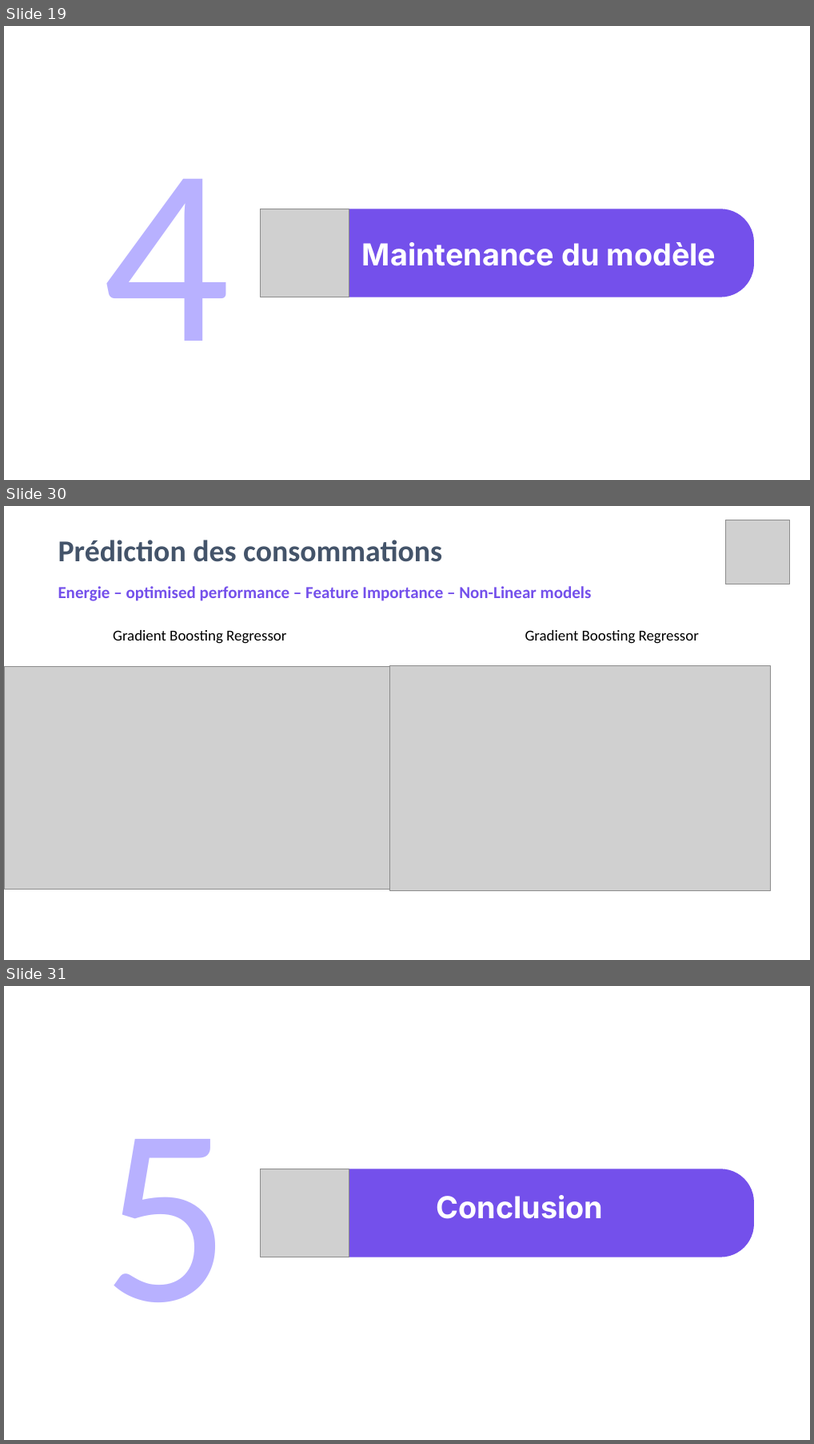
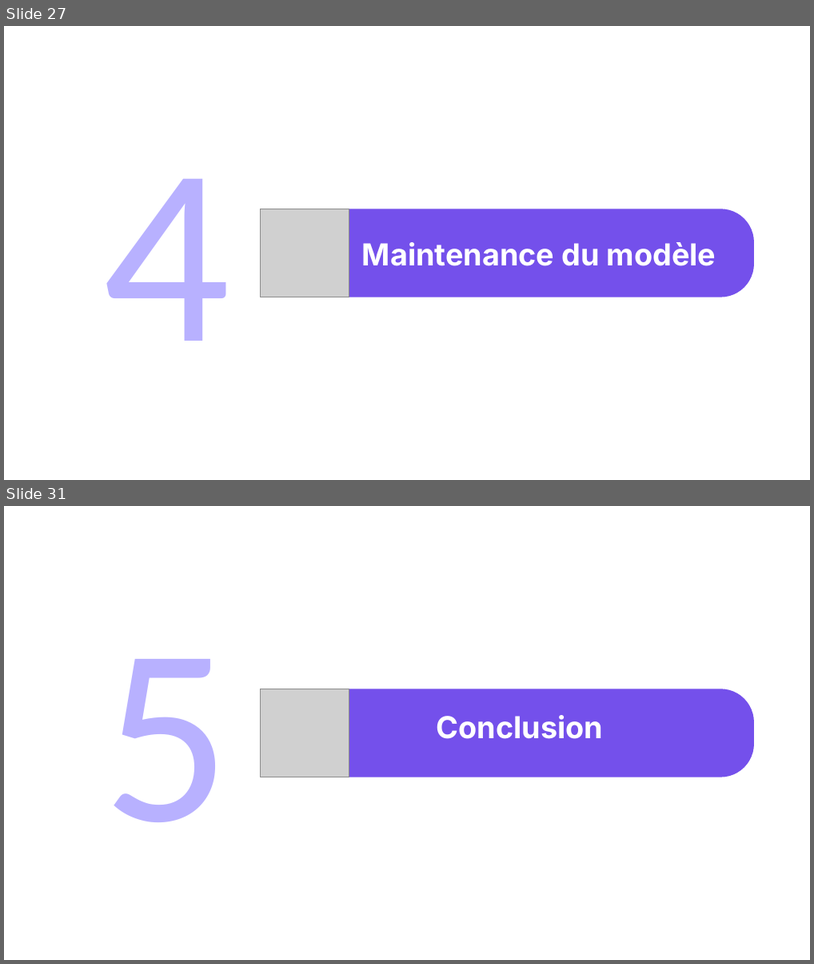
Before and after one commit to amaye15/OpenClassroom--Machine-Learning-Engineer, a slide deck: P4/P4.pptx. Shown one above the other, each under a label of ours: slides 19, 30 and 31 before the commit, slides 27 and 31 after it; the slides between them are not shown. The pictures are 814x1444 and 814x964 pixels, drawn with LibreOffice and Linux fonts; fonts in the diff are those of the drawing; grey boxes stand for pictures. Boxes give left, top, right and bottom in pixels: in the first picture for what was removed or moved away, otherwise in the second. Text is boxed around its words. In the diff, an @@ line names an element or a change of style, - is before the commit and + after.

```diff
--- a/P4/P4.pptx
+++ b/P4/P4.pptx
@@ slide 30 removed at (4,506,810,960), background #FFFFFF @@
@@ picture removed at (726,520,790,584) @@
@@ title removed at (58,540,442,562) @@
-Prédiction des consommations
@@ text removed at (58,586,592,601) @@
-Energie – optimised performance – Feature Importance – Non-Linear models
@@ text removed at (113,630,286,644) @@
-Gradient Boosting Regressor
@@ text removed at (526,630,699,644) @@
-Gradient Boosting Regressor
@@ picture removed at (4,666,394,889) @@
@@ picture removed at (390,666,770,891) @@
@@ what was slide 19 is now slide 27 @@
```
Also in this commit, not shown: 10 slides changed, 15 slides added, 14 other slides removed, 6 other files.
